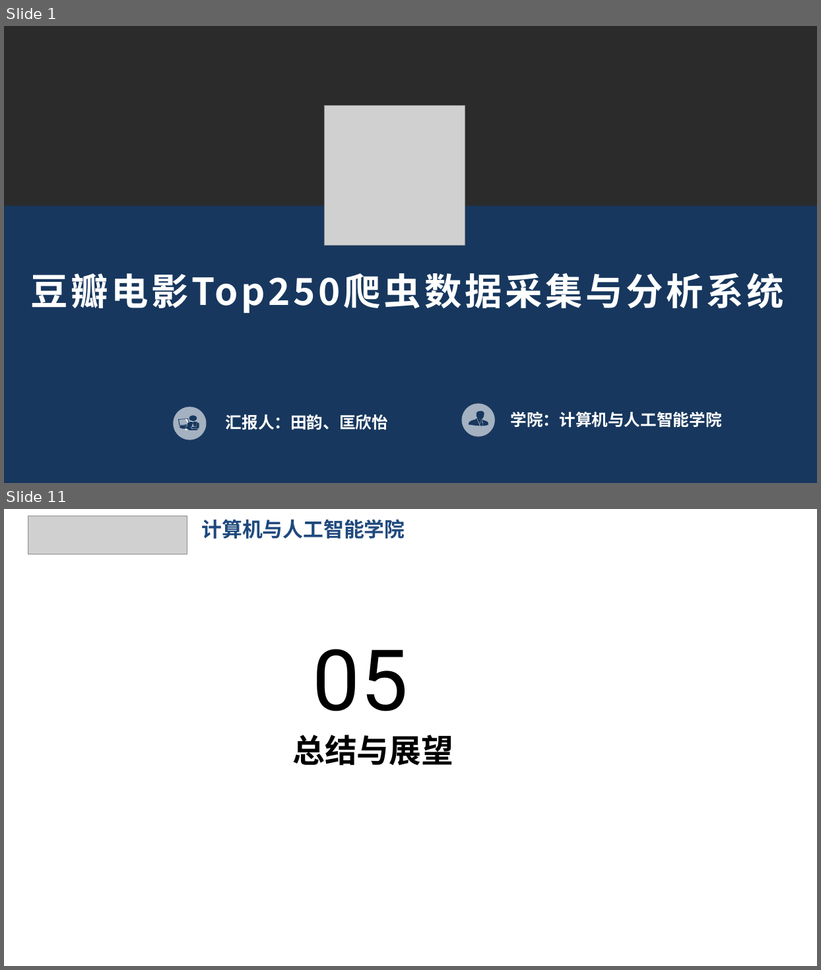
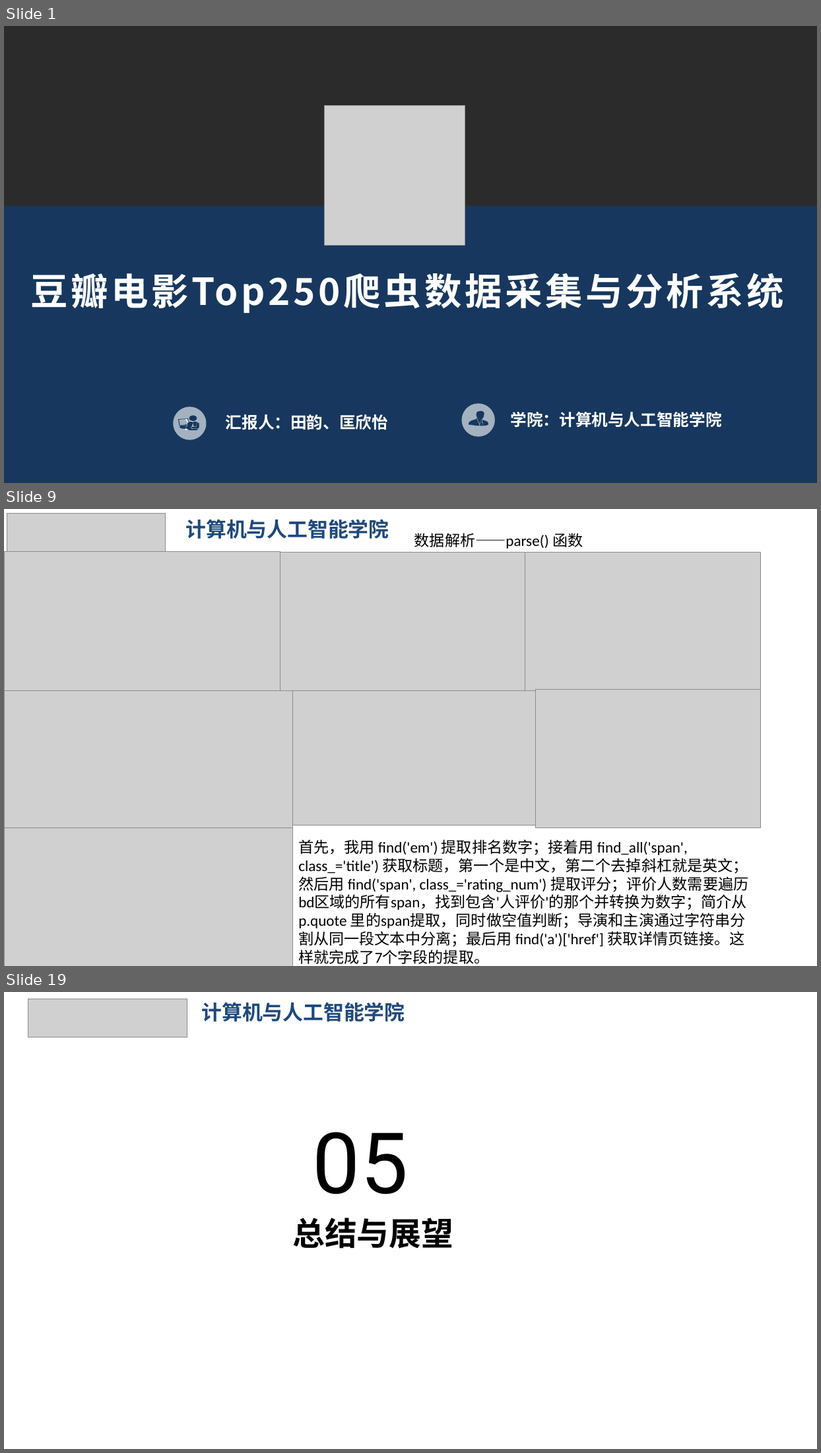
Before and after one commit to ty131421/spider_project, a slide deck: 豆瓣爬虫.pptx. Shown one above the other, each under a label of ours: slides 1 and 11 before the commit, slides 1, 9 and 19 after it; the slides between them are not shown. The pictures are 821x970 and 821x1453 pixels, drawn with LibreOffice and Linux fonts; fonts in the diff are those of the drawing; grey boxes stand for pictures; background and template pictures are left out; a plain dark background stands for a picture behind light text. Boxes give left, top, right and bottom in pixels: in the first picture for what was removed or moved away, otherwise in the second. Text is boxed around its words. In the diff, an @@ line names an element or a change of style, - is before the commit and + after.

Commit message:
完成项目概述、基础爬取模块、进阶详情与动态爬取模块、数据存储方案（前半部分）的ppt内容

```diff
--- a/豆瓣爬虫.pptx
+++ b/豆瓣爬虫.pptx
@@ slide 9 added at <box>4,509,817,966</box>, background picture (left out) @@
@@ picture added at <box>7,513,166,551</box> @@
@@ text added at <box>186,519,389,539</box>, 24 pt, text #1F497D, bold @@
+计算机与人工智能学院
@@ text added at <box>415,533,583,549</box>, 18 pt, text #000000 @@
+数据解析——parse() 函数
@@ picture added at <box>4,552,281,691</box> @@
@@ picture added at <box>281,553,525,691</box> @@
@@ picture added at <box>525,553,761,692</box> @@
@@ picture added at <box>4,691,292,828</box> @@
@@ picture added at <box>292,691,546,826</box> @@
@@ picture added at <box>536,690,761,828</box> @@
@@ picture added at <box>4,828,292,966</box> @@
@@ text added at <box>298,840,748,964</box>, 18 pt, text #000000 @@
+首先，我用 find('em') 提取排名数字；接着用 find_all('span', class_='title') 获取标题，第一个是中文，第二个去掉斜杠就是英文；然后用 find('span', class_='rating_num') 提取评分；评价人数需要遍历bd区域的所有span，找到包含'人评价'的那个并转换为数字；简介从 p.quote 里的span提取，同时做空值判断；导演和主演通过字符串分割从同一段文本中分离；最后用 find('a')['href'] 获取详情页链接。这样就完成了7个字段的提取。
@@ what was slide 11 is now slide 19 @@
```
Also in this commit, not shown: 8 slides changed, 8 other slides added, 1 slide removed.
